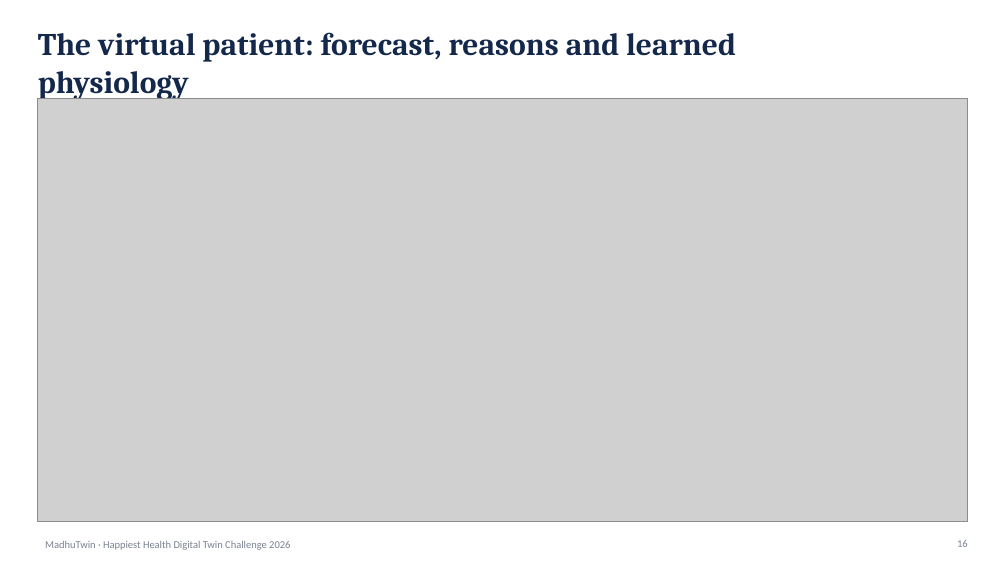
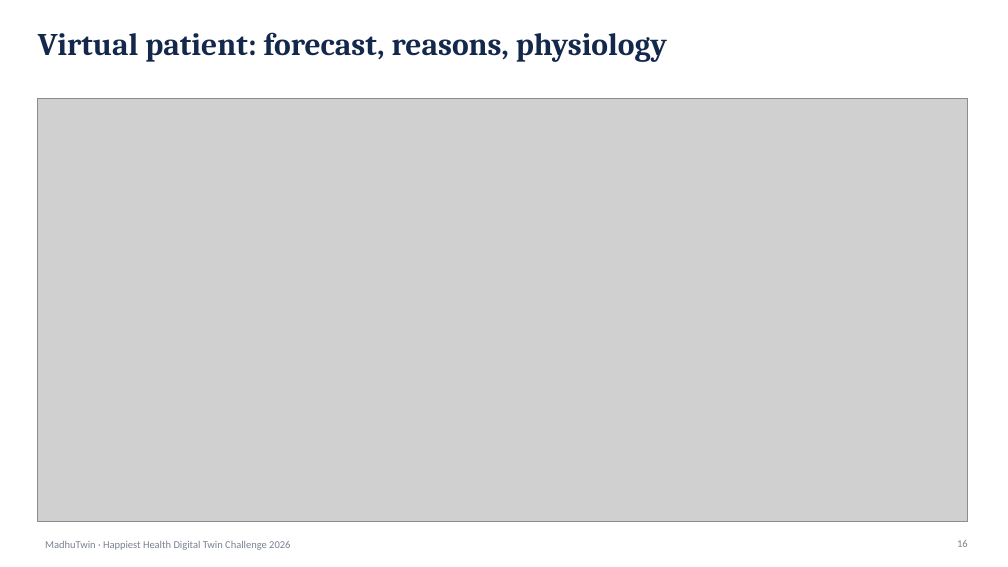
Before and after one commit to ShubAce/MadhuTwin, a slide deck: slide 16 of docs/presentation.pptx. Drawn at 1008x567 pixels with LibreOffice and Linux fonts; fonts in the diff are those of the drawing; grey boxes stand for pictures. Boxes give left, top, right and bottom in pixels: in the first picture for what was removed or moved away, otherwise in the second. Text is boxed around its words. In the diff, an @@ line names an element or a change of style, - is before the commit and + after.

```diff
--- a/docs/presentation.pptx
+++ b/docs/presentation.pptx
@@ text at (x1=38, y1=32, x2=667, y2=62): text changed @@
-The virtual patient: forecast, reasons and learned physiology
+Virtual patient: forecast, reasons, physiology
```
Also in this commit, not shown: 9 other slides changed, 8 other files.
